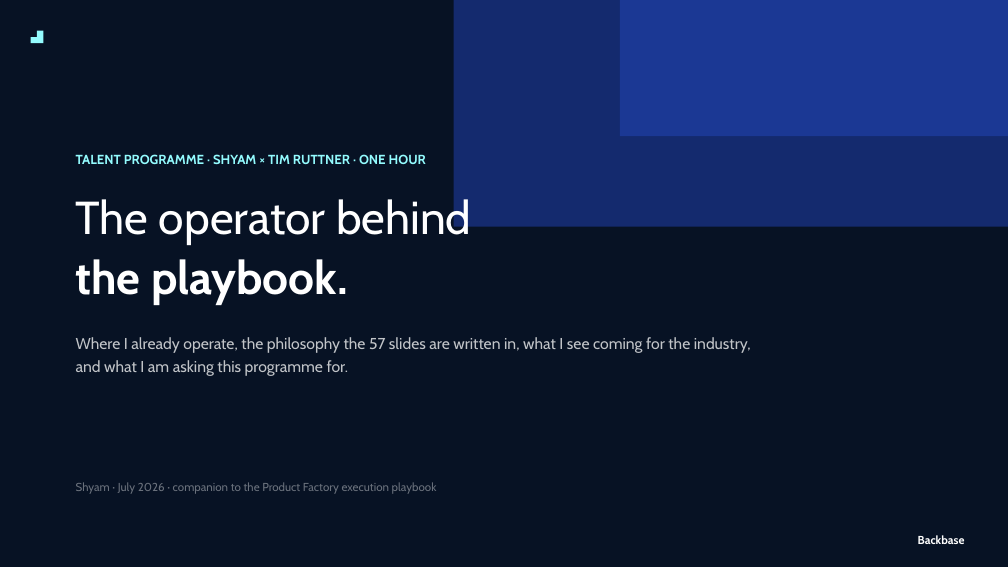
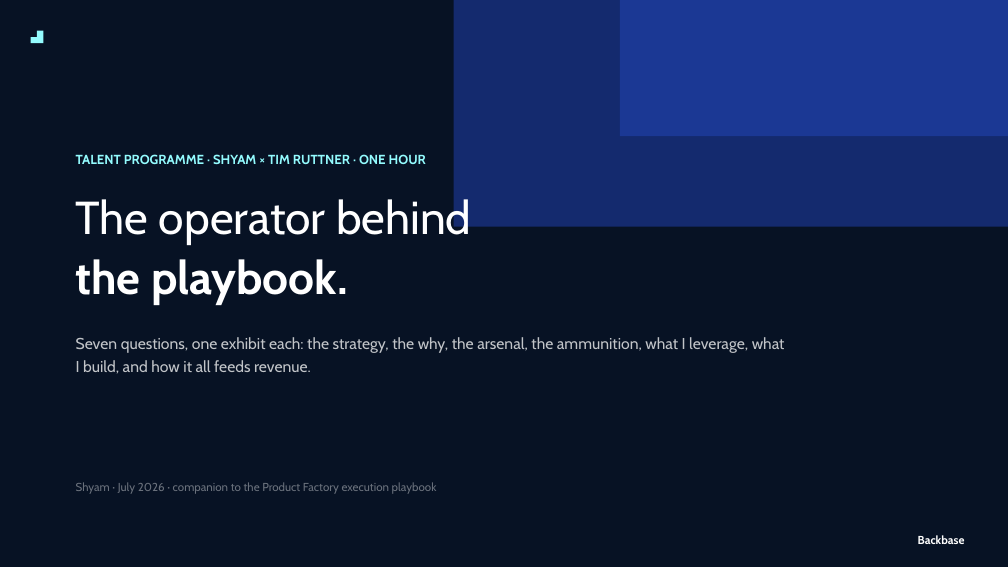
Before and after one commit to shyammohan160489-sys/value-consulting-agents, a slide deck: slide 1 of Engagement/Internal/vc-monetization-pdp/Output/Shyam_Talent_Programme_Tim.pptx. Drawn at 1008x567 pixels with LibreOffice and Linux fonts; fonts in the diff are those of the drawing. Boxes give left, top, right and bottom in pixels: in the first picture for what was removed or moved away, otherwise in the second. Text is boxed around its words. In the diff, an @@ line names an element or a change of style, - is before the commit and + after.

```diff
--- a/Engagement/Internal/vc-monetization-pdp/Output/Shyam_Talent_Programme_Tim.pptx
+++ b/Engagement/Internal/vc-monetization-pdp/Output/Shyam_Talent_Programme_Tim.pptx
@@ text at <box>76,337,785,373</box>: text changed @@
-Where I already operate, the philosophy the 57 slides are written in, what I see coming for the industry, and what I am asking this programme for.
+Seven questions, one exhibit each: the strategy, the why, the arsenal, the ammunition, what I leverage, what I build, and how it all feeds revenue.
```
Also in this commit, not shown: 7 slides added, 3 slides removed, 2 other files.
